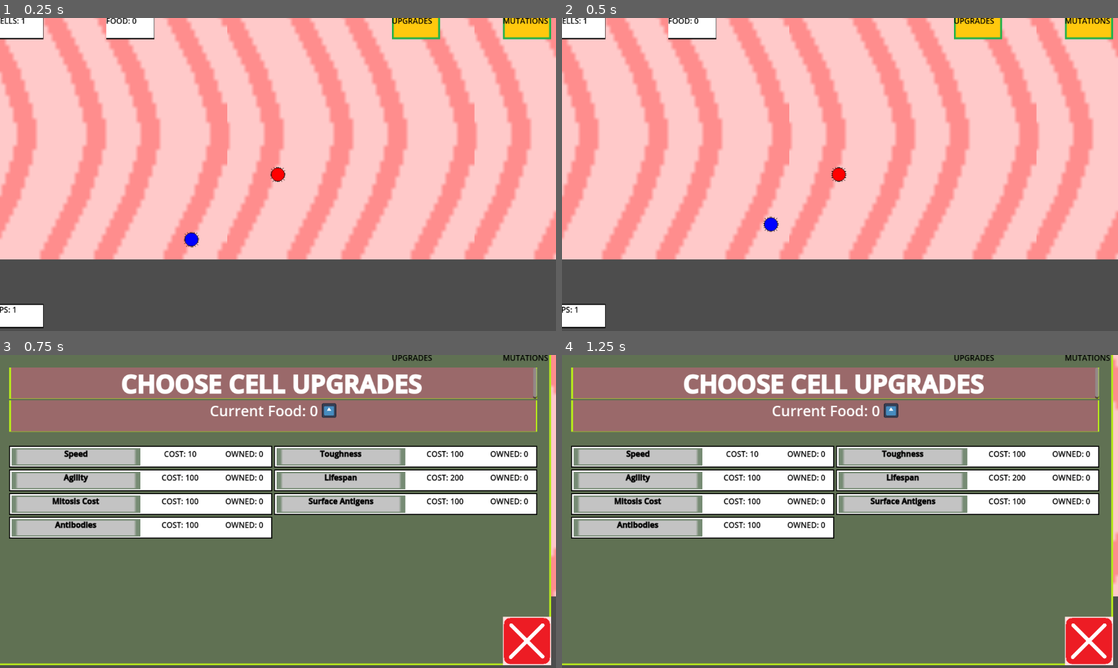
Above: before the commit, frames 1-4 (two rows, left to right).
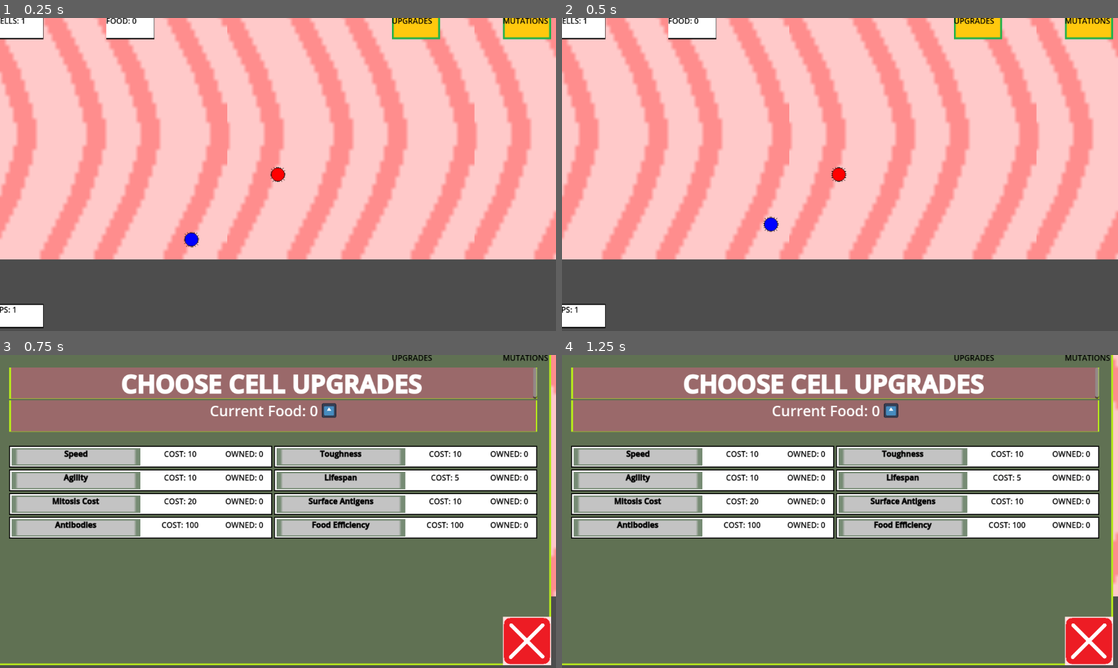
Above: after the commit, the same moments.

Repository: James-Perdue/GMTKJam24
Game: Godot game, scene res://scenes/RootLevel.tscn
Two runs of this game, one before a commit and one after it. Both use one fixed random seed, a clock stepped at 60 frames per second and the inputs below. The engine's default icon, where the game draws it, is replaced by a stand-in: a white triangle on a blue panel in a dark square.
Inputs (mouse positions are in pixels of both pictures, inside the frame that each line leads up to):
- Up to frame 1 (0.25 s): no input
- Up to frame 2 (0.5 s): no input
- Up to frame 3 (0.75 s): click (417, 364) at 0.5 s
- Up to frame 4 (1.25 s): no input

Frames 1-2 are identical in both runs. In frame 3, 3.8% of the frame differs, in the area x 29-97%, y 30-59%; in frame 4, 3.8%.

Commit message:
Rebalanced Food Economy. Fixed timeouts not pausing. Connected colony stats to upgrade screen

Diff:
--- a/cell.gd
+++ b/cell.gd
@@ -19,7 +19,7 @@
 	move_to_target()
 
 	if(lifeTime > 0):
-		await get_tree().create_timer(lifeTime).timeout
+		await get_tree().create_timer(lifeTime, false).timeout
 		killCell()
 
 func killCell():
--- a/colony.gd
+++ b/colony.gd
@@ -11,10 +11,19 @@
 var colonyColor : String = "red"
 
 #Upgradeable Stats
-var speed = 400
-var damageMultiplier = 1
-var cellLifeTime := 20
-var cellDurability := 2
+const d_speed = 400
+const d_damage_multiplier = 1.0
+const d_cell_lifetime = 20
+const d_cell_durability = 2
+const d_food_efficiency = 1.0
+const d_split_cost = 5
+
+var speed
+var damageMultiplier
+var cellLifeTime
+var cellDurability
+var food_efficiency
+var split_cost
 
 signal colonyUpdated()
 signal cellDied(cell : Area2D)
@@ -30,9 +39,11 @@
 	self.cells = Array()
 	var circleShapeInstance = CircleShape2D.new()
 	self.get_node("Area2D/CollisionShape2D").shape = circleShapeInstance
+	self.set_stats()  # set stats using default
 	for i in range(initialCells):
-		spawnCell()
+		self.spawnCell(cellLifeTime)
 	#print(get_tree().current_scene)
+
 
 # Called every frame. 'delta' is the elapsed time since the previous frame.
 func _process(delta: float) -> void:
@@ -40,17 +51,17 @@
 	#print(position)
 
 func move(direction: Vector2):
-	velocity = direction.normalized() * speed
+	velocity = direction.normalized() * self.speed
 
 func splitCell():
-	if(food >= 1):
-		food -= 1
-		spawnCell()
+	if(food >= self.split_cost):
+		food -= self.split_cost  # Cost is an adjustable stat now
+		spawnCell(self.cellLifeTime)
 
-func spawnCell():
+func spawnCell(cell_life_time):
 	var cellInstance = Cell.instantiate()
 	cellInstance.color = colonyColor
-	cellInstance.initialize(0, colonyColor, cellLifeTime)
+	cellInstance.initialize(0, colonyColor, cell_life_time)
 	add_child(cellInstance)
 	if(len(cells) > 0):
 		cellInstance.position = self.cells[-1].position
@@ -78,15 +89,15 @@
 	if area.has_meta("type"):
 		var type = area.get_meta("type")
 		if type == "food":
+			food += area.get_nutrition() * self.food_efficiency
 			area.queue_free()
-			food += 1
 			foodChanged.emit(food)
 			return
 		if type == "colony":
 			hitColony(area.get_parent())
 
 func hitColony(colony):
-	var totalDamage = len(cells) * damageMultiplier
+	var totalDamage = len(cells) * self.damageMultiplier
 	var cellsKilled = clamp(floor(totalDamage / colony.cellDurability), 0, len(colony.cells))
 	var potentialCells = range(0, cellsKilled)
 	for i in potentialCells:
@@ -101,11 +112,30 @@
 		colonyDied.emit()
 		queue_free()
 
-func _updateStats(new_food_total: int):
+func _updateStats(new_food_total: int, new_stats: Dictionary):
 	if(food != new_food_total):
 		self.food = new_food_total
 		foodChanged.emit()
+	# Scale stats based on number of owned upgrades
+	print(new_stats)
+	var new_speed = d_speed + new_stats["Speed"] * 200
+	var new_dam = d_damage_multiplier + new_stats["Surface Antigens"] * 0.2
+	var new_lifetime = d_cell_lifetime + new_stats["Lifespan"] * 5
+	var new_durability = d_cell_durability + new_stats["Toughness"] * 1
+	var new_fe = d_food_efficiency + new_stats["Food Efficiency"] * 1.5
+	var new_sc = max(1, d_split_cost - new_stats["Mitosis Cost"])  # Don't want negative split cost
+	self.set_stats(new_speed, new_dam	, new_lifetime, new_durability, new_fe, new_sc)
 
+# Nice setter for doing enemy stat blocks and stuff. Uses default values if not explicit
+# Imagine my surprise when calling parameters by names isn't a thing in GDScript
+func set_stats(n_speed=d_speed, n_damage_multiplier=d_damage_multiplier, n_cell_lifetime=d_cell_lifetime,
+			   n_cell_durability=d_cell_durability, n_fe=d_food_efficiency, n_sc=d_split_cost):
+	self.speed = n_speed
+	self.damageMultiplier = n_damage_multiplier
+	self.cellLifeTime = n_cell_lifetime
+	self.cellDurability = n_cell_durability
+	self.food_efficiency = n_fe
+	self.split_cost = n_sc
 
 func play_new_sound(new_audio_stream):
 	var sound_player = $AudioStreamPlayer2D
--- a/data/upgrades.json
+++ b/data/upgrades.json
@@ -6,32 +6,37 @@
 	},
 	"Toughness": {
 		"Description": "A thicker cell wall means this cell can take more damage",
-		"Base Cost": 100,
+		"Base Cost": 10,
 		"Scalar": 1.1
 	},
 	"Agility": {
 		"Description": "Cillia on the sides of the cells increase their ability to turn and accelerate",
-		"Base Cost": 100,
+		"Base Cost": 10,
 		"Scalar": 1.1
 	},
 	"Lifespan": {
 		"Description": "Adapt this cell to a longer lifespan",
-		"Base Cost": 200,
-		"Scalar": 1.1
+		"Base Cost": 5,
+		"Scalar": 1.4
 	},
 	"Mitosis Cost": {
 		"Description": "Additional centrosomes make it easier for this cell to reproduce",
-		"Base Cost": 100,
+		"Base Cost": 20,
 		"Scalar": 2.0
 	},
 	"Surface Antigens": {
 		"Description": "Improved surface antigens cause more contact damage to other cells",
-		"Base Cost": 100,
+		"Base Cost": 10,
 		"Scalar": 1.2
 	},
 	"Antibodies": {
 		"Description": "Stronger antibodies deal damage at a distance",
 		"Base Cost": 100,
 		"Scalar": 1.3
+	},
+	"Food Efficiency": {
+		"Description": "Aerobic Respiration means every sugar molecule goes further",
+		"Base Cost": 100,
+		"Scalar": 1.5
 	}
 }
--- a/food.gd
+++ b/food.gd
@@ -1,6 +1,16 @@
 extends Area2D
 
 var isFood = true
+var nutrition: int
+const MINFOOD: int = 3
+const MAXFOOD: int = 12
+const FOOD_TO_SCALE = 5.0
 
 func _ready() -> void:
 	self.set_meta("type", "food")
+	self.nutrition = randi_range(MINFOOD, MAXFOOD)
+	self.scale.x = self.nutrition / FOOD_TO_SCALE
+	self.scale.y = self.nutrition / FOOD_TO_SCALE
+
+func get_nutrition() -> int:
+	return self.nutrition
--- a/scenes/EnemyController.gd
+++ b/scenes/EnemyController.gd
@@ -7,11 +7,11 @@
 func _ready() -> void:
 	colony = Colony.instantiate()
 	colony.colonyColor = "blue"
-	colony.speed = 200
 	colony.position = startPosition
-	colony.cellLifeTime = 0
 	colony.colonyDied.connect(_on_colony_die)
 	add_child(colony)
+	# Colony Specific Stats
+	colony.set_stats(200, 1.0, 0, 2)  # imagine my surprise when GDScript doesnt support named arguments
 	pass
 
 func _on_colony_die():
--- a/scenes/RootLevel.tscn
+++ b/scenes/RootLevel.tscn
@@ -16,6 +16,7 @@
 position = Vector2(617, 336)
 
 [node name="FoodTimer" type="Timer" parent="."]
+process_mode = 1
 wait_time = 0.75
 autostart = true
 
--- a/scenes/hud.gd
+++ b/scenes/hud.gd
@@ -3,7 +3,7 @@
 
 var upgrade_scene = preload("res://scenes/upgrade.tscn")
 var upgrade_loaded
-signal upgraded(new_food)
+signal upgraded(new_food, upgrade_dict)
 
 # Called when the node enters the scene tree for the first time.
 func _ready() -> void:
@@ -34,7 +34,7 @@
 	self.upgrade_loaded.hide()
 	get_tree().paused = false
 	self.set_food(new_food)
-	self.upgraded.emit(new_food)  # Signal going back up to colony
+	self.upgraded.emit(new_food, self.upgrade_loaded.to_dict())  # Signal going back up to colony
 
 func set_food(new_food: int):
 	self.upgrade_loaded.food = new_food
--- a/scenes/upgrade.gd
+++ b/scenes/upgrade.gd
@@ -57,7 +57,10 @@
 
 # Return a dictionary representation of the upgrades for use by other systems
 func to_dict():
-	return stat_dict
+	var stats_out = {}
+	for key in stat_dict.keys():
+		stats_out[key] = stat_dict[key].purchased
+	return stats_out
 
 func _exit_button():
 	exit_scene.emit(self.food)
Not shown: 1 places in scenes/upgrade.tscn that only renumber resources
